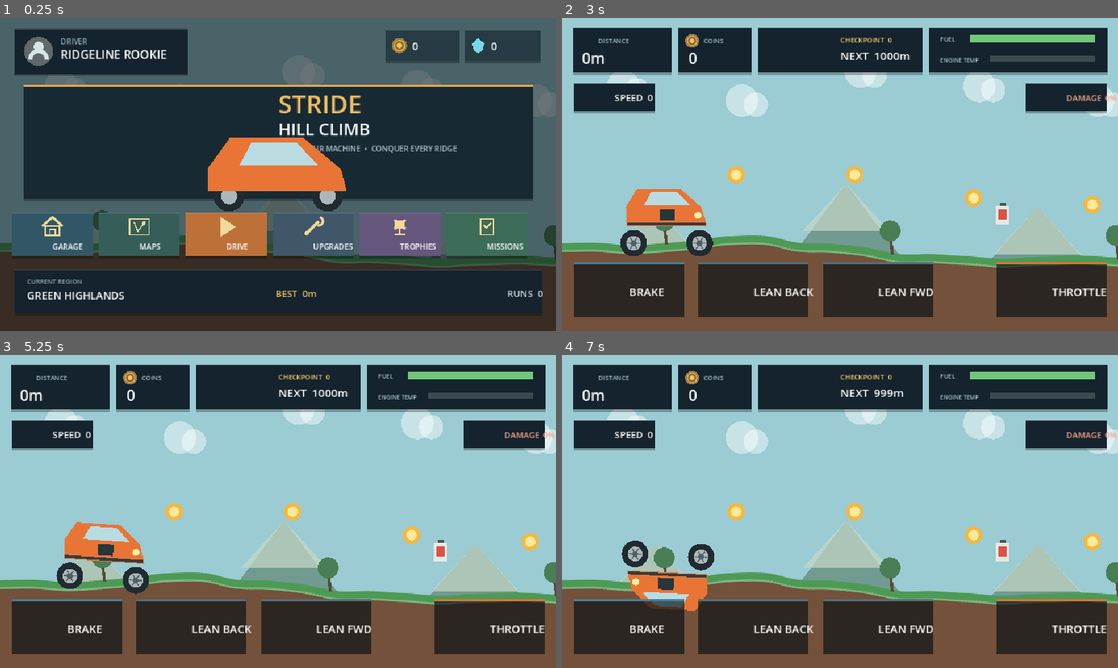
Above: before the commit, frames 1-4 (two rows, left to right).
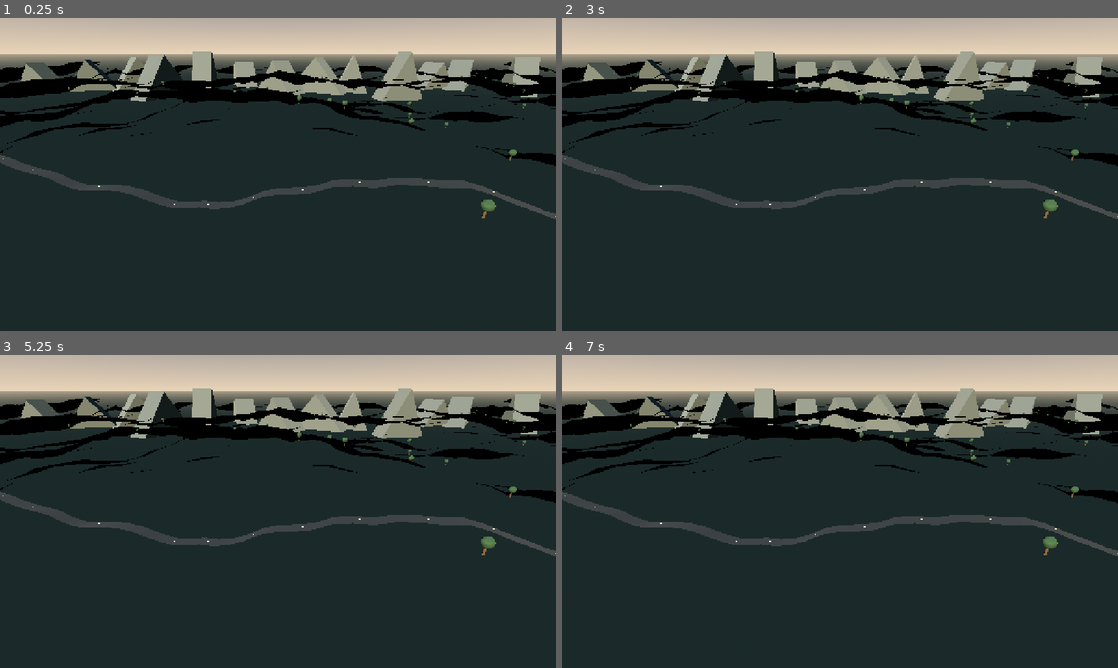
Above: after the commit, the same moments.

Repository: strideproject77-lgtm/Hill-Climb
Game: Godot game, scene res://scenes/main.tscn
The game is run twice, just before and just after one commit, with the same random seed, the same clock (stepped at 60 frames per second) and the same inputs.
Inputs (mouse positions are in pixels of both pictures, inside the frame that each line leads up to):
- Up to frame 1 (0.25 s): no input
- Up to frame 2 (3 s): tap Enter at 0.5, 2 s; move the mouse to (962, 158) at 0.52 s; hold Right 0.53-1.25 s; click (962, 158) at 0.67 s; tap Space at 1.25, 2.75 s; drag from (728, 190) to (812, 237) at 1.27 s; move the mouse to (895, 105) at 2.02 s; hold Right 2.03-2.75 s; drag from (812, 237) to (673, 127) at 2.77 s
- Up to frame 3 (5.25 s): tap Enter at 3.5 s; move the mouse to (444, 558) at 3.52 s; hold Left 3.53-4.25 s; tap Space at 4.25 s; drag from (111, 464) to (194, 433) at 4.27 s; move the mouse to (305, 511) at 5.02 s; hold Down from 5.03 s (still down); click (305, 511) at 5.17 s
- Up to frame 4 (7 s): release Down at 5.75 s; drag from (756, 433) to (728, 527) at 5.77 s; move the mouse to (962, 495) at 6.52 s; hold Up from 6.53 s (still down)

The runs differ from the first frame. In frame 1, 63% of the frame differs, in the area x 0-100%, y 0-100%; in frame 2, 85%; in frame 3, 85%; in frame 4, 85%.

Commit message:
Start Phase 1: establish 3D open-world foundation

Diff:
--- a/game/project.godot
+++ b/game/project.godot
@@ -1,18 +1,18 @@
-; Stride Hill Climb branded Android build configuration
+; Stride Open World Android game configuration
 config_version=5
 
 [application]
-config/name="Stride Hill Climb"
+config/name="Stride Open World"
 config/icon="res://assets/stride_icon.svg"
 run/main_scene="res://scenes/main.tscn"
 config/features=PackedStringArray("4.4", "GL Compatibility")
-config/description="A lightweight original 2D hill-driving game."
+config/description="A realistic 3D open-world driving and action game."
 
 [display]
-window/size/viewport_width=960
-window/size/viewport_height=540
-window/size/window_width_override=960
-window/size/window_height_override=540
+window/size/viewport_width=1280
+window/size/viewport_height=720
+window/size/window_width_override=1280
+window/size/window_height_override=720
 window/stretch/mode="canvas_items"
 window/handheld/orientation=1
 
--- a/game/scenes/main.tscn
+++ b/game/scenes/main.tscn
@@ -1,6 +1,6 @@
 [gd_scene load_steps=2 format=3]
 
-[ext_resource type="Script" path="res://scripts/main.gd" id="1"]
+[ext_resource type="Script" path="res://scripts/open_world.gd" id="1"]
 
-[node name="HillClimbAdventure" type="Node2D"]
+[node name="OpenWorld" type="Node3D"]
 script = ExtResource("1")
--- /dev/null
+++ b/game/scripts/open_world.gd
@@ -0,0 +1,281 @@
+extends Node3D
+
+## Phase 1: 3D open-world rendering and world-generation foundation.
+## Gameplay, player driving, NPCs and streamed districts are separate follow-up phases.
+
+const WORLD_EXTENT := 1500.0
+const TERRAIN_CELLS := 112
+const TREE_COUNT := 190
+const ROAD_SEGMENTS := 220
+const ROAD_WIDTH := 12.0
+
+var terrain_noise := FastNoiseLite.new()
+var detail_noise := FastNoiseLite.new()
+var terrain_material: ShaderMaterial
+var road_material: StandardMaterial3D
+var foliage_rng := RandomNumberGenerator.new()
+
+func _ready() -> void:
+	_setup_noise()
+	_setup_environment()
+	_build_terrain()
+	_build_road()
+	_build_road_markings()
+	_build_vegetation()
+	_build_distant_ridge()
+	_setup_camera()
+
+func _setup_noise() -> void:
+	terrain_noise.seed = 48127
+	terrain_noise.noise_type = FastNoiseLite.TYPE_SIMPLEX_SMOOTH
+	terrain_noise.frequency = 0.0018
+	terrain_noise.fractal_octaves = 5
+	terrain_noise.fractal_lacunarity = 2.1
+	terrain_noise.fractal_gain = 0.48
+	detail_noise.seed = 9271
+	detail_noise.noise_type = FastNoiseLite.TYPE_PERLIN
+	detail_noise.frequency = 0.012
+	detail_noise.fractal_octaves = 3
+	foliage_rng.seed = 741903
+
+func _height_at(x: float, z: float) -> float:
+	var broad := terrain_noise.get_noise_2d(x, z) * 74.0
+	var detail := detail_noise.get_noise_2d(x, z) * 8.0
+	var ridge := 1.0 - absf(terrain_noise.get_noise_2d(x * 0.42 + 600.0, z * 0.42 - 900.0))
+	return broad + detail + pow(maxf(0.0, ridge), 3.0) * 28.0
+
+func _setup_environment() -> void:
+	var world_env := WorldEnvironment.new()
+	var environment := Environment.new()
+	environment.background_mode = Environment.BG_SKY
+	var sky := Sky.new()
+	var sky_material := ProceduralSkyMaterial.new()
+	sky_material.sky_top_color = Color("#263e5b")
+	sky_material.sky_horizon_color = Color("#c4a98b")
+	sky_material.ground_bottom_color = Color("#202a2a")
+	sky_material.ground_horizon_color = Color("#8b806d")
+	sky_material.sun_angle_max = 18.0
+	sky_material.use_debanding = true
+	sky.sky_material = sky_material
+	environment.sky = sky
+	environment.ambient_light_source = Environment.AMBIENT_SOURCE_SKY
+	environment.ambient_light_energy = 0.72
+	environment.tonemap_mode = Environment.TONE_MAPPER_FILMIC
+	environment.tonemap_exposure = 1.05
+	environment.adjustment_enabled = true
+	environment.adjustment_contrast = 1.08
+	environment.adjustment_saturation = 0.92
+	world_env.environment = environment
+	add_child(world_env)
+
+	var sun := DirectionalLight3D.new()
+	sun.name = "LateAfternoonSun"
+	sun.rotation_degrees = Vector3(-38.0, -28.0, 0.0)
+	sun.light_color = Color("#ffe0b5")
+	sun.light_energy = 1.25
+	sun.shadow_enabled = true
+	sun.directional_shadow_max_distance = 180.0
+	sun.directional_shadow_mode = DirectionalLight3D.SHADOW_PARALLEL_4_SPLITS
+	add_child(sun)
+
+func _build_terrain() -> void:
+	var vertices := PackedVector3Array()
+	var uvs := PackedVector2Array()
+	var indices := PackedInt32Array()
+	var step := (WORLD_EXTENT * 2.0) / float(TERRAIN_CELLS)
+	for z_index in range(TERRAIN_CELLS + 1):
+		for x_index in range(TERRAIN_CELLS + 1):
+			var x := -WORLD_EXTENT + float(x_index) * step
+			var z := -WORLD_EXTENT + float(z_index) * step
+			vertices.append(Vector3(x, _height_at(x, z), z))
+			uvs.append(Vector2(float(x_index) / 8.0, float(z_index) / 8.0))
+	for z_index in range(TERRAIN_CELLS):
+		for x_index in range(TERRAIN_CELLS):
+			var a := z_index * (TERRAIN_CELLS + 1) + x_index
+			var b := a + 1
+			var c := a + TERRAIN_CELLS + 1
+			var d := c + 1
+			indices.append_array(PackedInt32Array([a, c, b, b, c, d]))
+	var arrays := []
+	arrays.resize(Mesh.ARRAY_MAX)
+	arrays[Mesh.ARRAY_VERTEX] = vertices
+	arrays[Mesh.ARRAY_TEX_UV] = uvs
+	arrays[Mesh.ARRAY_INDEX] = indices
+	var mesh := ArrayMesh.new()
+	mesh.add_surface_from_arrays(Mesh.PRIMITIVE_TRIANGLES, arrays)
+	var surface_tool := SurfaceTool.new()
+	surface_tool.create_from(mesh, 0)
+	surface_tool.generate_normals()
+	var smooth_mesh := surface_tool.commit()
+	var terrain := MeshInstance3D.new()
+	terrain.name = "ProceduralLandscape"
+	terrain.mesh = smooth_mesh
+	terrain.material_override = _make_terrain_material()
+	add_child(terrain)
+
+func _make_terrain_material() -> ShaderMaterial:
+	var shader := Shader.new()
+	shader.code = """
+shader_type spatial;
+render_mode diffuse_burley, specular_schlick_ggx;
+varying vec3 world_pos;
+varying vec3 world_normal;
+float hash21(vec2 p) {
+	p = fract(p * vec2(123.34, 456.21));
+	p += dot(p, p + 45.32);
+	return fract(p.x * p.y);
+}
+float noise2(vec2 p) {
+	vec2 i = floor(p);
+	vec2 f = fract(p);
+	f = f * f * (3.0 - 2.0 * f);
+	return mix(mix(hash21(i), hash21(i + vec2(1.0, 0.0)), f.x),
+		mix(hash21(i + vec2(0.0, 1.0)), hash21(i + vec2(1.0, 1.0)), f.x), f.y);
+}
+void vertex() {
+	vec4 wp = MODEL_MATRIX * vec4(VERTEX, 1.0);
+	world_pos = wp.xyz;
+	world_normal = normalize(MODEL_NORMAL_MATRIX * NORMAL);
+}
+void fragment() {
+	float slope = 1.0 - clamp(world_normal.y, 0.0, 1.0);
+	float n = noise2(world_pos.xz * 0.075) * 0.5 + noise2(world_pos.xz * 0.31) * 0.18;
+	vec3 grass = mix(vec3(0.105, 0.155, 0.105), vec3(0.22, 0.255, 0.15), n);
+	vec3 soil = mix(vec3(0.22, 0.19, 0.14), vec3(0.34, 0.28, 0.20), n);
+	vec3 rock = mix(vec3(0.25, 0.245, 0.22), vec3(0.43, 0.40, 0.34), n);
+	float soil_band = smoothstep(0.34, 0.58, n) * (1.0 - smoothstep(0.62, 0.82, n));
+	vec3 base = mix(grass, soil, soil_band * 0.48);
+	base = mix(base, rock, smoothstep(0.24, 0.68, slope));
+	ALBEDO = base;
+	ROUGHNESS = 0.94;
+	SPECULAR = 0.12;
+}
+"""
+	terrain_material = ShaderMaterial.new()
+	terrain_material.shader = shader
+	return terrain_material
+
+func _road_center(x: float) -> float:
+	return sin(x * 0.00115) * 155.0 + sin(x * 0.0031 + 0.7) * 34.0
+
+func _build_road() -> void:
+	var vertices := PackedVector3Array()
+	var uvs := PackedVector2Array()
+	var indices := PackedInt32Array()
+	for i in range(ROAD_SEGMENTS + 1):
+		var x := -WORLD_EXTENT + float(i) * (WORLD_EXTENT * 2.0 / float(ROAD_SEGMENTS))
+		var z := _road_center(x)
+		var ahead_z := _road_center(x + 3.0)
+		var side := Vector3(0.0, 0.0, 1.0)
+		var tangent := Vector3(3.0, 0.0, ahead_z - z).normalized()
+		side = tangent.cross(Vector3.UP).normalized()
+		var center := Vector3(x, _height_at(x, z) + 1.25, z)
+		vertices.append(center - side * ROAD_WIDTH * 0.5)
+		vertices.append(center + side * ROAD_WIDTH * 0.5)
+		uvs.append(Vector2(0.0, float(i) * 0.8))
+		uvs.append(Vector2(1.0, float(i) * 0.8))
+	for i in range(ROAD_SEGMENTS):
+		var a := i * 2
+		indices.append_array(PackedInt32Array([a, a + 2, a + 1, a + 1, a + 2, a + 3]))
+	var arrays := []
+	arrays.resize(Mesh.ARRAY_MAX)
+	arrays[Mesh.ARRAY_VERTEX] = vertices
+	arrays[Mesh.ARRAY_TEX_UV] = uvs
+	arrays[Mesh.ARRAY_INDEX] = indices
+	var mesh := ArrayMesh.new()
+	mesh.add_surface_from_arrays(Mesh.PRIMITIVE_TRIANGLES, arrays)
+	var st := SurfaceTool.new()
+	st.create_from(mesh, 0)
+	st.generate_normals()
+	var road := MeshInstance3D.new()
+	road.name = "WindingAsphaltRoad"
+	road.mesh = st.commit()
+	road.material_override = _make_road_material()
+	add_child(road)
+
+func _make_road_material() -> StandardMaterial3D:
+	road_material = StandardMaterial3D.new()
+	road_material.albedo_color = Color("#292d30")
+	road_material.roughness = 0.91
+	road_material.metallic = 0.03
+	return road_material
+
+func _build_road_markings() -> void:
+	var marking_material := StandardMaterial3D.new()
+	marking_material.albedo_color = Color("#d6c59b")
+	marking_material.roughness = 0.8
+	for i in range(74):
+		var x := -WORLD_EXTENT + float(i) * 40.0
+		var z := _road_center(x)
+		var ahead_z := _road_center(x + 2.0)
+		var direction := Vector3(2.0, 0.0, ahead_z - z).normalized()
+		var stripe := MeshInstance3D.new()
+		var stripe_mesh := BoxMesh.new()
+		stripe_mesh.size = Vector3(8.0, 0.08, 0.22)
+		stripe.mesh = stripe_mesh
+		stripe.position = Vector3(x, _height_at(x, z) + 2.0, z)
+		stripe.rotation.y = -atan2(direction.z, direction.x)
+		stripe.material_override = marking_material
+		add_child(stripe)
+
+func _build_vegetation() -> void:
+	var trunk_material := StandardMaterial3D.new()
+	trunk_material.albedo_color = Color("#51402c")
+	trunk_material.roughness = 1.0
+	var leaf_material := StandardMaterial3D.new()
+	leaf_material.albedo_color = Color("#304a32")
+	leaf_material.roughness = 0.96
+	for i in range(TREE_COUNT):
+		var x := foliage_rng.randf_range(-WORLD_EXTENT + 35.0, WORLD_EXTENT - 35.0)
+		var z := foliage_rng.randf_range(-WORLD_EXTENT + 35.0, WORLD_EXTENT - 35.0)
+		var road_distance := absf(z - _road_center(x))
+		if road_distance < 28.0:
+			continue
+		var height := _height_at(x, z)
+		var scale := foliage_rng.randf_range(0.75, 1.55)
+		var tree := Node3D.new()
+		tree.position = Vector3(x, height, z)
+		tree.scale = Vector3.ONE * scale
+		var trunk := MeshInstance3D.new()
+		var trunk_mesh := CylinderMesh.new()
+		trunk_mesh.top_radius = 0.34
+		trunk_mesh.bottom_radius = 0.55
+		trunk_mesh.height = 5.2
+		trunk.mesh = trunk_mesh
+		trunk.position.y = 2.6
+		trunk.material_override = trunk_material
+		tree.add_child(trunk)
+		var crown := MeshInstance3D.new()
+		var crown_mesh := SphereMesh.new()
+		crown_mesh.radius = 2.5
+		crown_mesh.height = 5.4
+		crown.mesh = crown_mesh
+		crown.position.y = 6.0
+		crown.material_override = leaf_material
+		tree.add_child(crown)
+		add_child(tree)
+
+func _build_distant_ridge() -> void:
+	var ridge_material := StandardMaterial3D.new()
+	ridge_material.albedo_color = Color("#59605b")
+	ridge_material.roughness = 1.0
+	for i in range(13):
+		var ridge := MeshInstance3D.new()
+		var mountain := PrismMesh.new()
+		mountain.size = Vector3(170.0 + float(i % 4) * 38.0, 115.0 + float(i % 5) * 22.0, 95.0)
+		ridge.mesh = mountain
+		ridge.position = Vector3(-1100.0 + float(i) * 185.0, 22.0, -1080.0 - float(i % 3) * 80.0)
+		ridge.rotation.y = float(i) * 0.37
+		ridge.material_override = ridge_material
+		add_child(ridge)
+
+func _setup_camera() -> void:
+	var camera := Camera3D.new()
+	camera.name = "WorldOverviewCamera"
+	camera.position = Vector3(0.0, 118.0, 205.0)
+	camera.rotation_degrees = Vector3(-25.0, 0.0, 0.0)
+	camera.fov = 62.0
+	camera.near = 0.1
+	camera.far = 2600.0
+	camera.current = true
+	add_child(camera)
Not shown, added: GAME_HANDOFF.md
